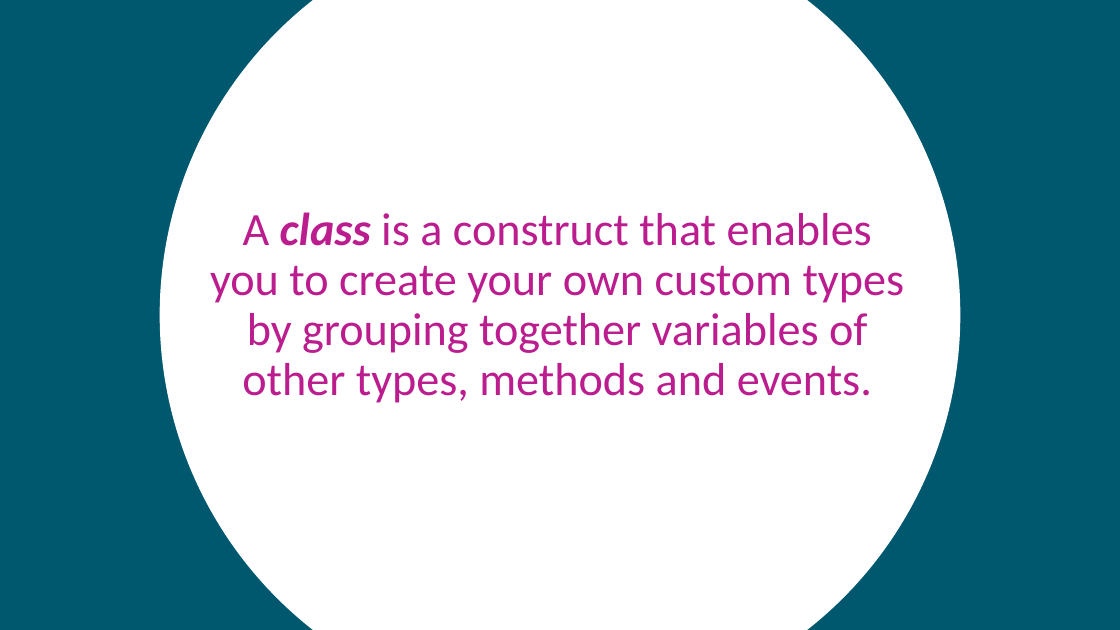
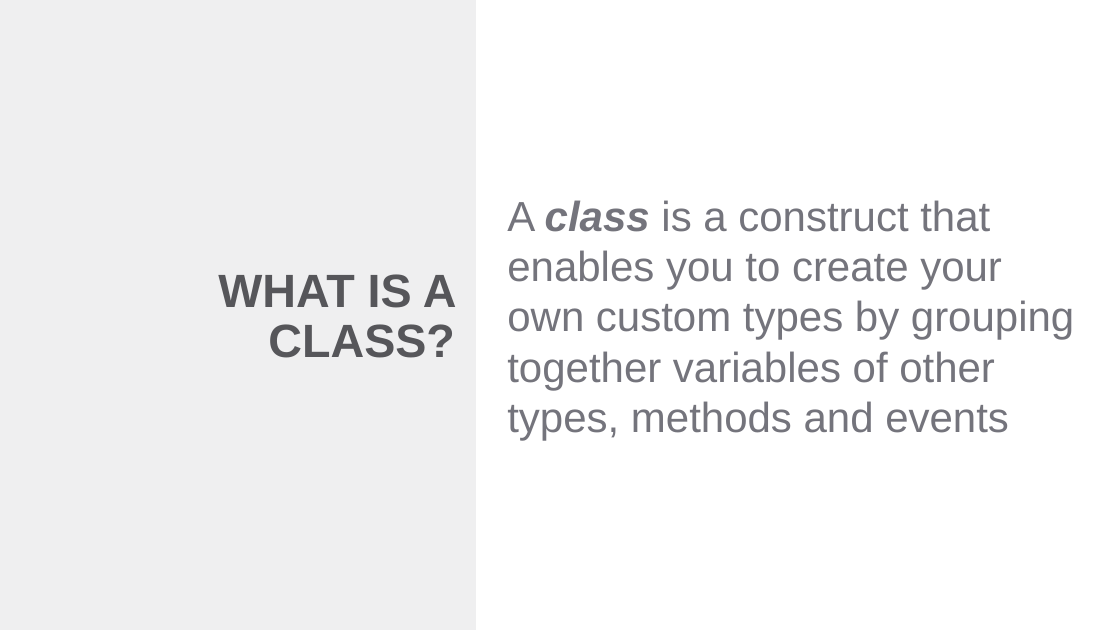
Before and after one commit to hytechclub/cs-102, a slide deck: slide 4 of ClassesIntroduction/ClassesIntro.pptx. Drawn at 1120x630 pixels with LibreOffice and Linux fonts; fonts in the diff are those of the drawing. Boxes give left, top, right and bottom in pixels: in the first picture for what was removed or moved away, otherwise in the second. Text is boxed around its words. In the diff, an @@ line names an element or a change of style, - is before the commit and + after.

Commit message:
update classes powerpoint

```diff
--- a/ClassesIntroduction/ClassesIntro.pptx
+++ b/ClassesIntroduction/ClassesIntro.pptx
@@ background #00586E to #FFFFFF @@
@@ rectangle added at bbox=[0, 0, 476, 630], fill #EFEFF0 @@
@@ ellipse removed at bbox=[160, 0, 960, 630] @@
@@ text at bbox=[507, 200, 1074, 441]: text changed; size 39.6 to 36 pt; font Calibri to Arial; text colour #BB1D8F to #74747C @@
-A class is a construct that enables you to create your own custom types by grouping together variables of other types, methods and events.
+A class is a construct that enables you to create your own custom types by grouping together variables of other types, methods and events
@@ title added at bbox=[218, 274, 457, 358], 40 pt, text #56565A, bold @@
+WHAT IS A CLASS?
```
Also in this commit, not shown: 6 other slides changed, 7 slides added, 3 slides removed.
